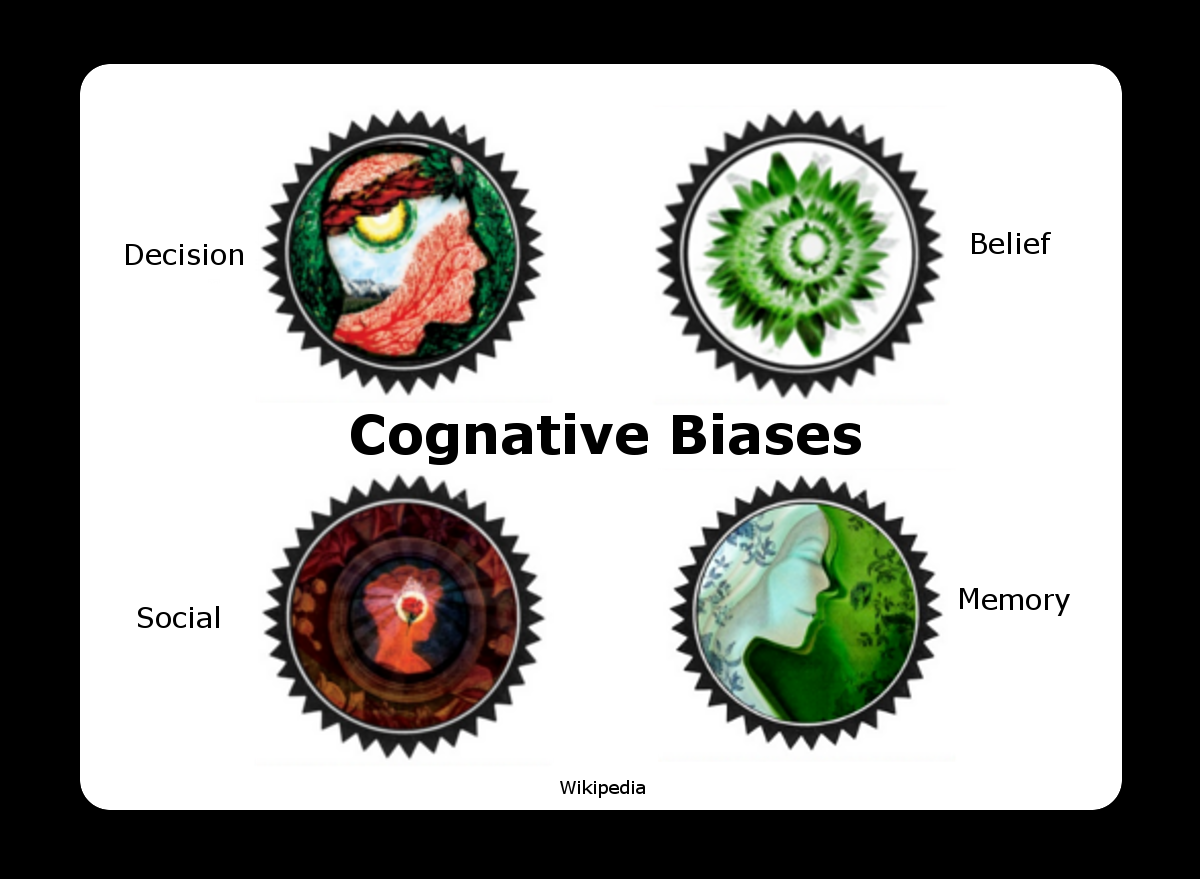
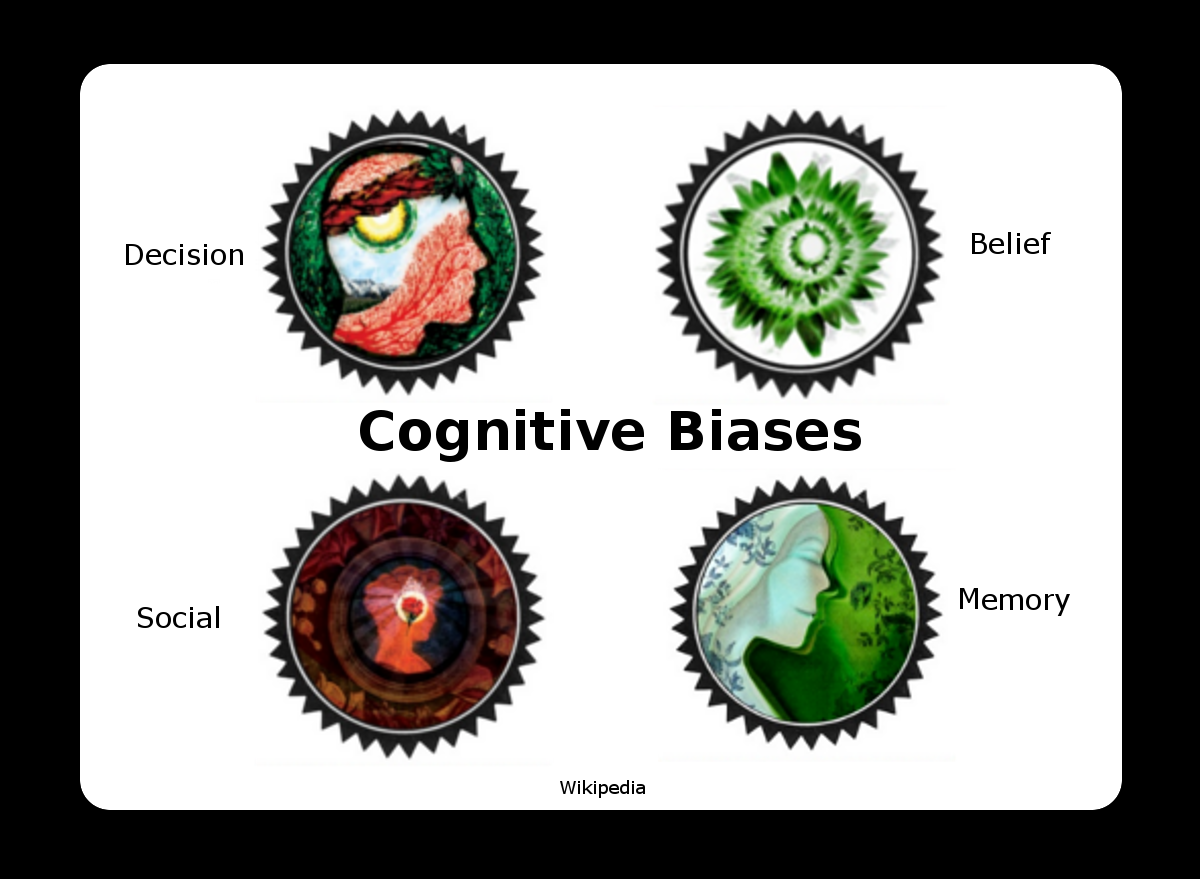
Comparing the layer stacks of the two 1200x879 images. Changes:
renamed "Cognative Biases" to "Cognitive Biases", painted on it over [351, 409, 861, 465]
